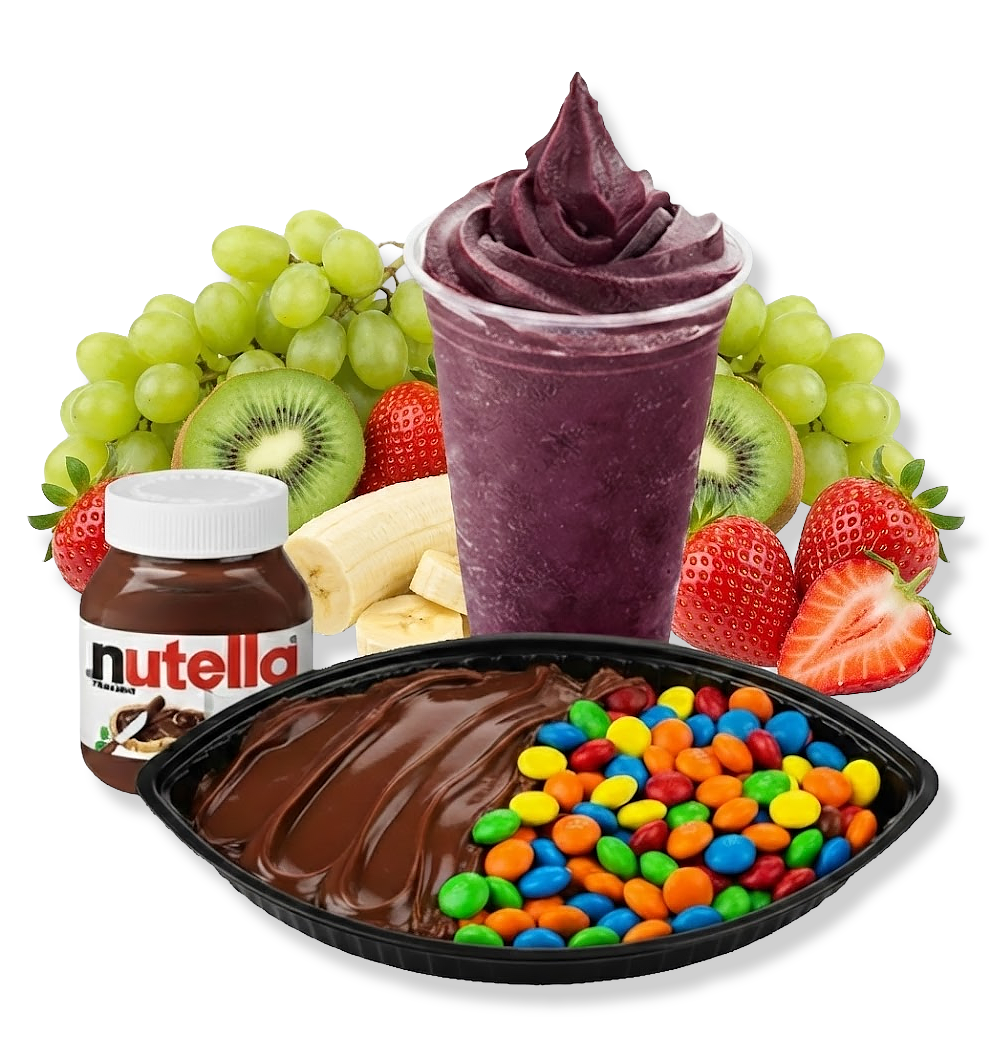
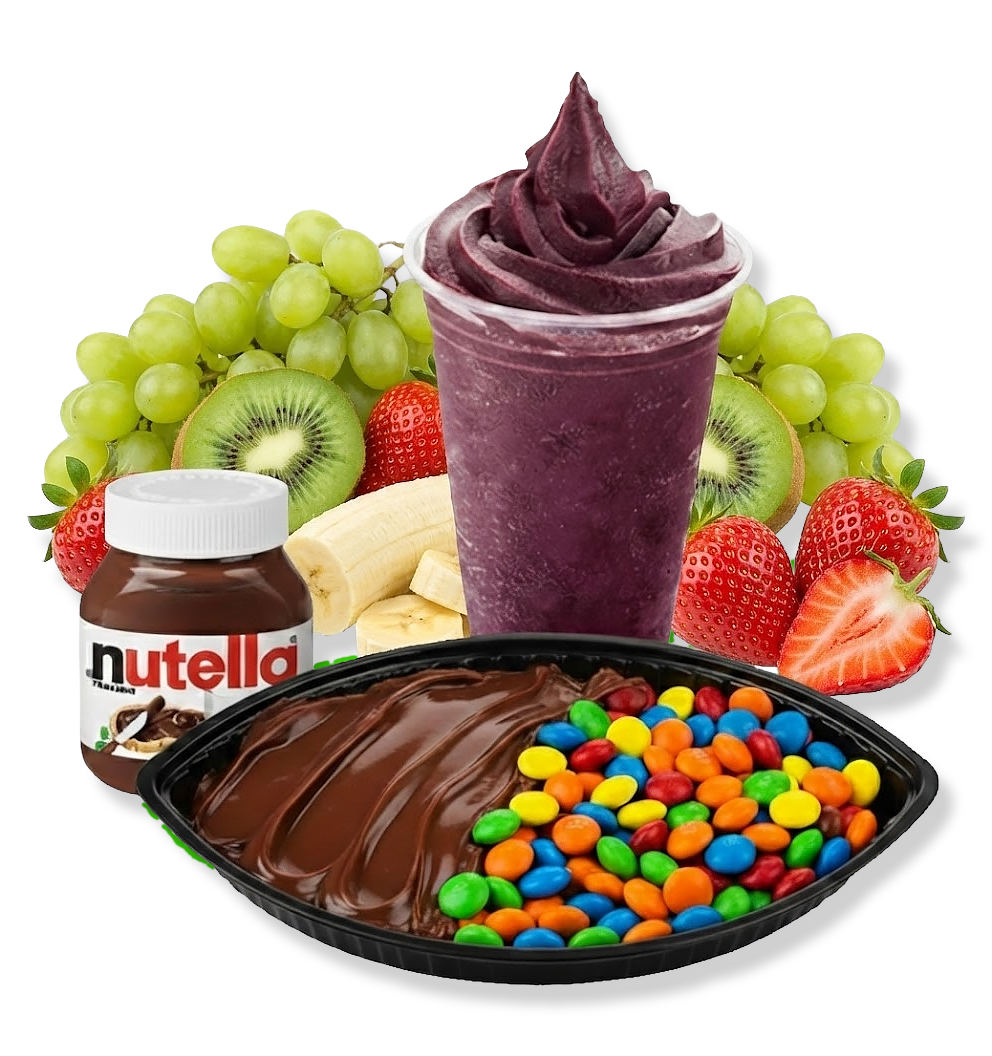
The second w=992, h=1056 image is a revision of the first. Changes to its layers:
removed layer "Layer 2" over <box>140,558,797,871</box>
added layer "Layer 3" above "Layer 4" over <box>140,558,797,871</box>